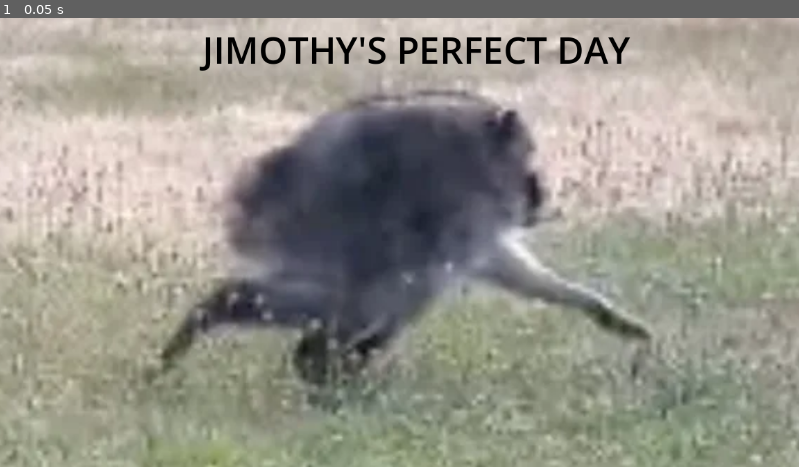
Above: before the commit, frame 1.
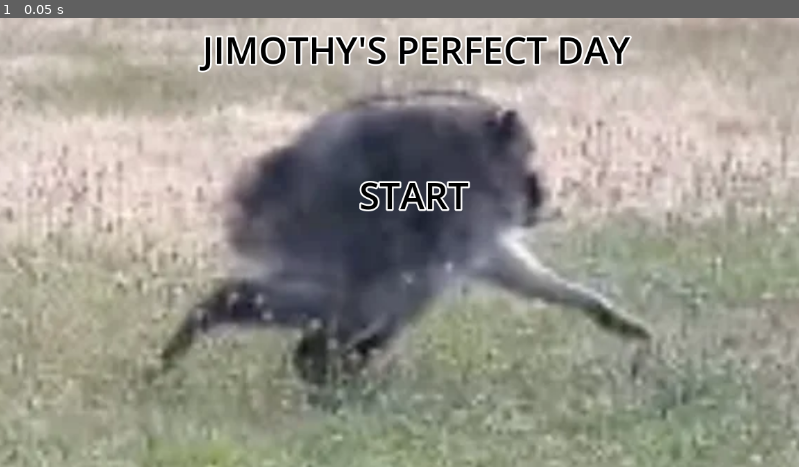
Above: after the commit, the same moment.

Repository: SnailDoggie/Perfect-Game
Game: Godot game, scene res://start_screen.tscn
Two runs of this game, one before a commit and one after it. Both use one fixed random seed, a clock stepped at 60 frames per second and the inputs below. This scene is started directly instead of the project's main scene.
Inputs:
- Up to frame 1 (0.05 s): no input

The runs differ from the first frame. In frame 1, 1.8% of the frame differs, in the area x 24-80%, y 3-44%.

Commit message:
also start screen..

Diff:
--- a/project.godot
+++ b/project.godot
@@ -21,13 +21,9 @@
 
 [input]
 
-ui_up={
-"deadzone": 0.5,
-"events": [Object(InputEventKey,"resource_local_to_scene":false,"resource_name":"","device":0,"window_id":0,"alt_pressed":false,"shift_pressed":false,"ctrl_pressed":false,"meta_pressed":false,"pressed":false,"keycode":4194320,"physical_keycode":0,"key_label":0,"unicode":0,"location":0,"echo":false,"script":null)
-, Object(InputEventJoypadButton,"resource_local_to_scene":false,"resource_name":"","device":0,"button_index":11,"pressure":0.0,"pressed":false,"script":null)
-, Object(InputEventJoypadMotion,"resource_local_to_scene":false,"resource_name":"","device":0,"axis":1,"axis_value":-1.0,"script":null)
-, Object(InputEventKey,"resource_local_to_scene":false,"resource_name":"","device":0,"window_id":0,"alt_pressed":false,"shift_pressed":false,"ctrl_pressed":false,"meta_pressed":false,"pressed":false,"keycode":0,"physical_keycode":32,"key_label":0,"unicode":0,"location":0,"echo":false,"script":null)
-]
+Left={
+"deadzone": 0.2,
+"events": []
 }
 
 [rendering]
--- a/start_screen.tscn
+++ b/start_screen.tscn
@@ -23,5 +23,18 @@
 offset_bottom = 82.0
 theme_override_colors/font_color = Color(0, 0, 0, 1)
 theme_override_colors/font_outline_color = Color(1, 1, 1, 1)
+theme_override_constants/outline_size = 10
 theme_override_font_sizes/font_size = 53
 text = "JIMOTHY'S PERFECT DAY"
+
+[node name="Label" type="Label" parent="Label"]
+layout_mode = 0
+offset_left = 226.0
+offset_top = 210.0
+offset_right = 384.0
+offset_bottom = 283.0
+theme_override_colors/font_color = Color(0, 0, 0, 1)
+theme_override_colors/font_outline_color = Color(1, 1, 1, 1)
+theme_override_constants/outline_size = 10
+theme_override_font_sizes/font_size = 53
+text = "START"
